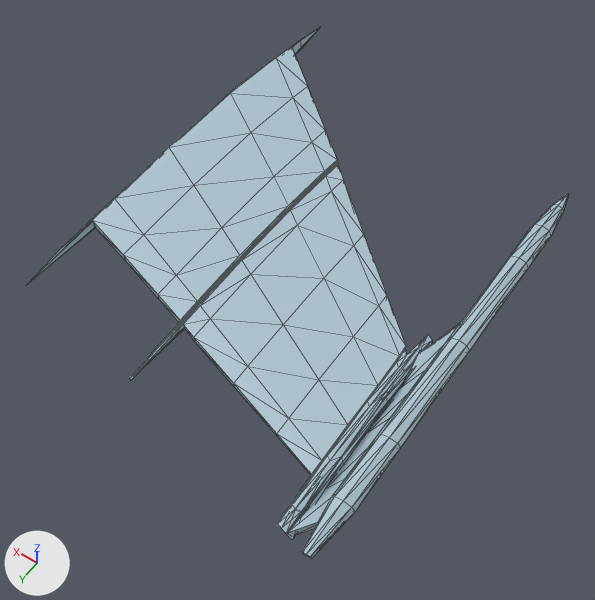
Two versions of the glTF model assets/su33d_wing_fold_right.glb, one commit apart.
The view is the same before and after, from a camera (50 mm lens) standing at (-4.84, 5.07, 5.87) and looking at (-2.01, 1.11, -0.36). Arrows for +X, +Y and +Z are at lower left; the lights stay in place. The picture after the commit comes second. Mesh edges are drawn as thin lines. Vertices at exactly the same position are counted once.

Script lines for the objects in view, before the commit:
```python
me_0_wingfoldright = bpy.data.meshes.new('0_WingFoldRight')
me_0_wingfoldright.from_pydata(...)  # 308 vertices, 604 faces; spans x -3.7..-0.02, y -2.16..3.23, z -0.15..0.21
me_0_wingfoldright.materials.append(mat_6f8fa4)  # blue #afc5d1
ob_0_wingfoldright = bpy.data.objects.new('0_WingFoldRight', me_0_wingfoldright)
ob_0_wingfoldright.location = (0.0, 0.0, 0.0)
```
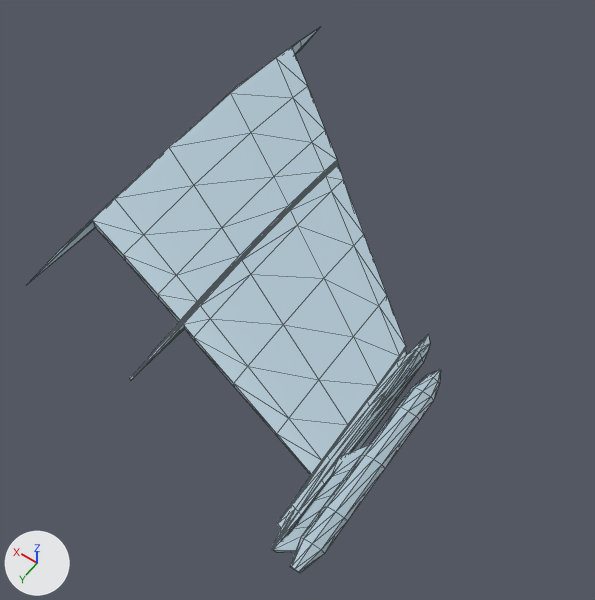
Boxes [x1, y1, x2, y2] around the edits, measured in the pictures (595 x 600 px; the box of a moved part takes in the faces that stretch with it):
'0_WingFoldRight', reshaped (24% narrower): before [29, 28, 568, 559]; after [29, 28, 441, 573]
part 1 of me_0_wingfoldright, moved or reshaped: before [301, 194, 568, 559]; after [290, 369, 441, 573]
part 2 of me_0_wingfoldright, moved or reshaped: before [287, 323, 460, 536]; after [273, 445, 369, 553]
part 3 of me_0_wingfoldright, moved or reshaped: before [281, 335, 432, 540]; after [271, 335, 430, 550]

The change, as a diff of the scene's bpy script:
```diff
--- a/assets/su33d_wing_fold_right.glb.py
+++ b/assets/su33d_wing_fold_right.glb.py
@@ me_0_wingfoldright @@
 # used by ob_0_wingfoldright; location = (0.0, 0.0, 0.0)
-me_0_wingfoldright.from_pydata(...)  # 308 vertices, 604 faces; spans x -3.7..-0.02, y -2.16..3.23, z -0.15..0.21
+me_0_wingfoldright.from_pydata(...)  # 308 vertices, 604 faces; spans x -3.7..-0.02, y -2.16..3.37, z -0.1..0.21
+# me_0_wingfoldright part 1: the loose piece of 61 vertices spanning x -3.7..-3.49, y -1.31..3.23, z -0.08..0.12 is scaled about its middle by (1, 0.46, 0.45), then moved by (0.0, 1.36, 0.03)
+# me_0_wingfoldright part 2: the loose piece of 22 vertices spanning x -3.59..-3.36, y 0.3..3.16, z -0.15..0.02 is scaled about its middle by (1, 0.46, 0.45), then moved by (0.0, 0.95, 0.07)
+# me_0_wingfoldright part 3: 19 of 308 vertices moved; they spanned x -3.4..-3.36, y 0.97..3.15, z -0.09..0.0 and now span x -3.4..-3.36, y 1.0..3.33, z -0.08..0.04; mean shift (0.0, 0.41, 0.05); largest move (-3.36, 1.73, -0.02) -> (-3.36, 2.68, 0.03)
 me_0_wingfoldright.materials.append(mat_6f8fa4)
```
